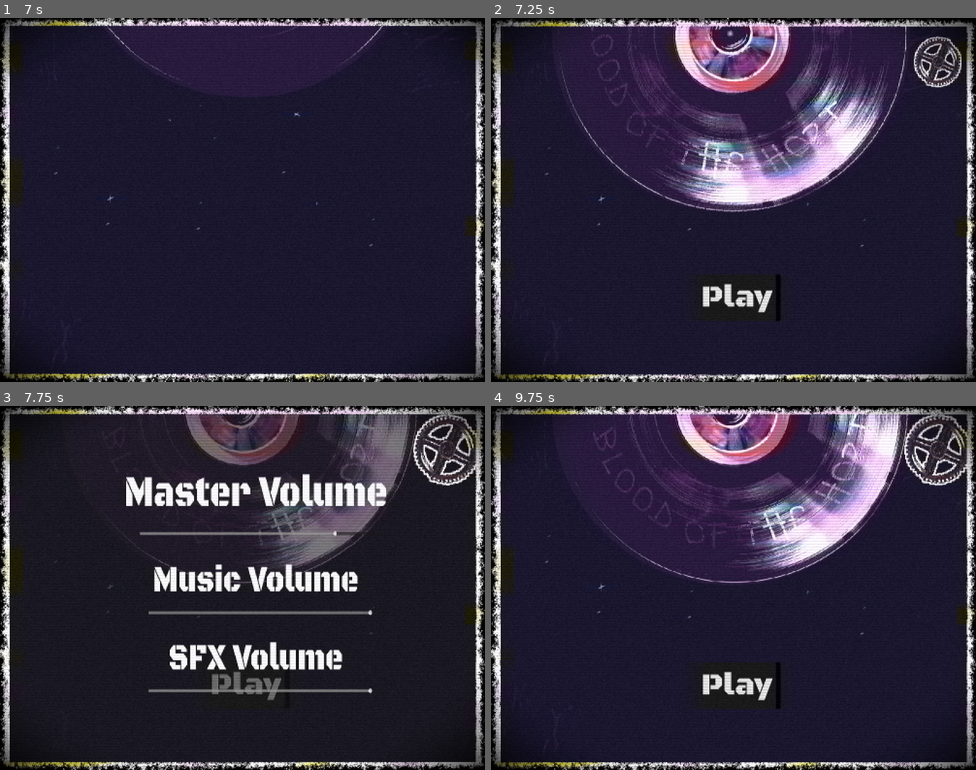
Above: before the commit, frames 1-4 (two rows, left to right).
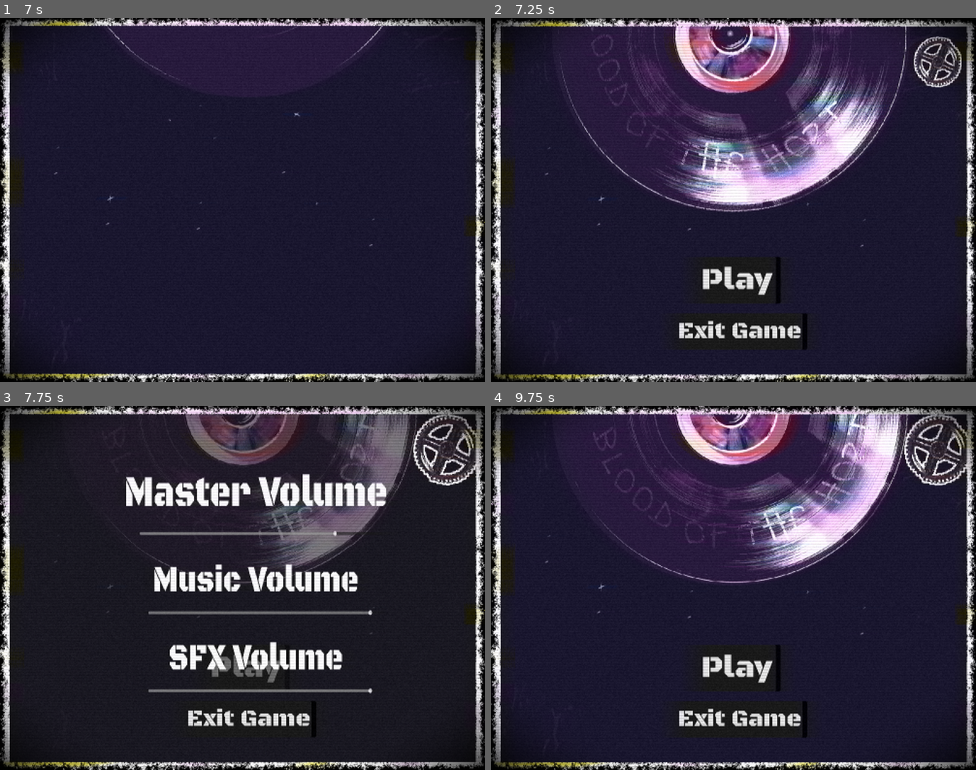
Above: after the commit, the same moments.

Repository: howarja/Vampire-Game
Game: Godot game, scene res://scenes/mainMenu.tscn
The game is run twice, just before and just after one commit, with the same random seed, the same clock (stepped at 60 frames per second) and the same inputs. Sound files missing from this copy of the repository are replaced by a short silence.
Inputs (mouse positions are in pixels of both pictures, inside the frame that each line leads up to):
- Up to frame 1 (7 s): tap Enter at 0.5 s; move the mouse to (349, 181) at 0.52 s; press the mouse at (349, 181) at 0.53 s; move the mouse to (145, 218) at 1.27 s; release the mouse at (145, 218) at 1.28 s; click (145, 218) at 1.35 s; move the mouse to (291, 119) at 2.02 s; press the mouse at (291, 119) at 2.03 s; move the mouse to (218, 272) at 2.77 s; release the mouse at (218, 272) at 2.78 s; click (218, 272) at 2.85 s; move the mouse to (388, 254) at 3.52 s; press the mouse at (388, 254) at 3.53 s; move the mouse to (97, 145) at 4.27 s; release the mouse at (97, 145) at 4.28 s; click (97, 145) at 4.35 s; move the mouse to (266, 200) at 5.02 s; press the mouse at (266, 200) at 5.03 s; move the mouse to (169, 109) at 5.77 s; release the mouse at (169, 109) at 5.78 s; click (169, 109) at 5.85 s; move the mouse to (349, 181) at 6.52 s; press the mouse at (349, 181) at 6.53 s
- Up to frame 2 (7.25 s): no input
- Up to frame 3 (7.75 s): release the mouse at (349, 569) at 7.25 s; click (441, 446) at 7.25 s
- Up to frame 4 (9.75 s): click "Play" at 8 s; click "Play" at 8.75 s; click (932, 446) at 9.5 s

Frame 1 is identical in both runs. In frame 2, 2.0% of the frame differs, in the area x 38-66%, y 65-92%; in frame 3, 1.6%; in frame 4, 2.0%.

Commit message:
Finished main menu, exit button appears, fixed the play button.

Diff:
--- a/scenes/mainMenu.tscn
+++ b/scenes/mainMenu.tscn
@@ -66,6 +66,18 @@
 "update": 1,
 "values": [true]
 }
+tracks/4/type = "value"
+tracks/4/imported = false
+tracks/4/enabled = true
+tracks/4/path = NodePath("exitButton:visible")
+tracks/4/interp = 1
+tracks/4/loop_wrap = true
+tracks/4/keys = {
+"times": PackedFloat32Array(1),
+"transitions": PackedFloat32Array(1),
+"update": 1,
+"values": [true]
+}
 
 [sub_resource type="Animation" id="Animation_7nrmo"]
 length = 0.001
@@ -105,6 +117,18 @@
 "update": 1,
 "values": [true]
 }
+tracks/3/type = "value"
+tracks/3/imported = false
+tracks/3/enabled = true
+tracks/3/path = NodePath("exitButton:visible")
+tracks/3/interp = 1
+tracks/3/loop_wrap = true
+tracks/3/keys = {
+"times": PackedFloat32Array(0),
+"transitions": PackedFloat32Array(1),
+"update": 1,
+"values": [true]
+}
 
 [sub_resource type="AnimationLibrary" id="AnimationLibrary_7nrmo"]
 _data = {
@@ -171,10 +195,10 @@
 anchor_top = 0.5
 anchor_right = 0.5
 anchor_bottom = 0.5
-offset_left = -67.0
-offset_top = 153.0
-offset_right = 79.0
-offset_bottom = 249.0
+offset_left = -84.5
+offset_top = 117.0
+offset_right = 96.5
+offset_bottom = 213.0
 grow_horizontal = 2
 grow_vertical = 2
 pivot_offset_ratio = Vector2(0.5, 0.5)
@@ -194,17 +218,17 @@
 
 [node name="Settings" parent="." unique_id=1974824112 instance=ExtResource("2_3d1i7")]
 
-[node name="exitButton2" type="Button" parent="." unique_id=260818102]
+[node name="exitButton" type="Button" parent="." unique_id=260818102]
 layout_mode = 1
 anchors_preset = 5
 anchor_left = 0.5
 anchor_right = 0.5
-offset_left = -109.0
-offset_top = 644.0
-offset_right = 134.0
-offset_bottom = 719.0
-grow_horizontal = 2
-pivot_offset = Vector2(128, 0)
+offset_left = -127.0
+offset_top = 608.0
+offset_right = 152.0
+offset_bottom = 683.0
+grow_horizontal = 2
+pivot_offset = Vector2(133, 38)
 theme_override_fonts/font = ExtResource("3_lam2r")
 theme_override_font_sizes/font_size = 48
 theme_override_styles/normal = ExtResource("4_amia2")
@@ -262,9 +286,9 @@
 [connection signal="button_up" from="TextHolder/PlayButton" to="TextHolder/PlayButton" method="_on_button_up"]
 [connection signal="mouse_entered" from="TextHolder/PlayButton" to="TextHolder/PlayButton" method="_on_mouse_entered"]
 [connection signal="mouse_exited" from="TextHolder/PlayButton" to="TextHolder/PlayButton" method="_on_mouse_exited"]
-[connection signal="pressed" from="TextHolder/PlayButton" to="." method="_on_button_pressed"]
-[connection signal="button_down" from="exitButton2" to="exitButton2" method="_on_button_down"]
-[connection signal="button_up" from="exitButton2" to="exitButton2" method="_on_button_up"]
-[connection signal="mouse_entered" from="exitButton2" to="exitButton2" method="_on_mouse_entered"]
-[connection signal="mouse_exited" from="exitButton2" to="exitButton2" method="_on_mouse_exited"]
-[connection signal="pressed" from="exitButton2" to="." method="_on_exit_button_pressed"]
+[connection signal="pressed" from="TextHolder/PlayButton" to="." method="_on_play_button_pressed"]
+[connection signal="button_down" from="exitButton" to="exitButton" method="_on_button_down"]
+[connection signal="button_up" from="exitButton" to="exitButton" method="_on_button_up"]
+[connection signal="mouse_entered" from="exitButton" to="exitButton" method="_on_mouse_entered"]
+[connection signal="mouse_exited" from="exitButton" to="exitButton" method="_on_mouse_exited"]
+[connection signal="pressed" from="exitButton" to="." method="_on_exit_button_pressed"]
--- a/scripts/main_menu.gd
+++ b/scripts/main_menu.gd
@@ -3,8 +3,8 @@
 @onready var normal_text = $TextHolder/normalText
 
 @onready var settings = $Settings
-@onready var playButton = $TextHolder/PlayButton;
-@onready var exit_button = $exitButton2
+@onready var playButton = $TextHolder/PlayButton
+@onready var exit_button = $exitButton
 
 func _ready() -> void:
 	settings.hide();
@@ -18,6 +18,7 @@
 	tween.tween_property($TextHolder/Blood, "position", Vector2(500,0), 2).set_trans(Tween.TRANS_ELASTIC)
 	tween.tween_property($TextHolder/Blood, "rotation", deg_to_rad(360), 2).set_trans(Tween.TRANS_ELASTIC)
 	await tween.finished
+	#exit_button.show()
 
 
 func fadeText(newText,visibleLength):
@@ -30,3 +31,7 @@
 	tween = get_tree().create_tween()
 	tween.tween_property(normal_text, "modulate:a", 0, visibleLength).set_trans(Tween.TRANS_CUBIC)
 	await tween.finished
+
+
+func _on_play_button_pressed() -> void:
+	get_tree().change_scene_to_file("res://scenes/startScene.tscn")
